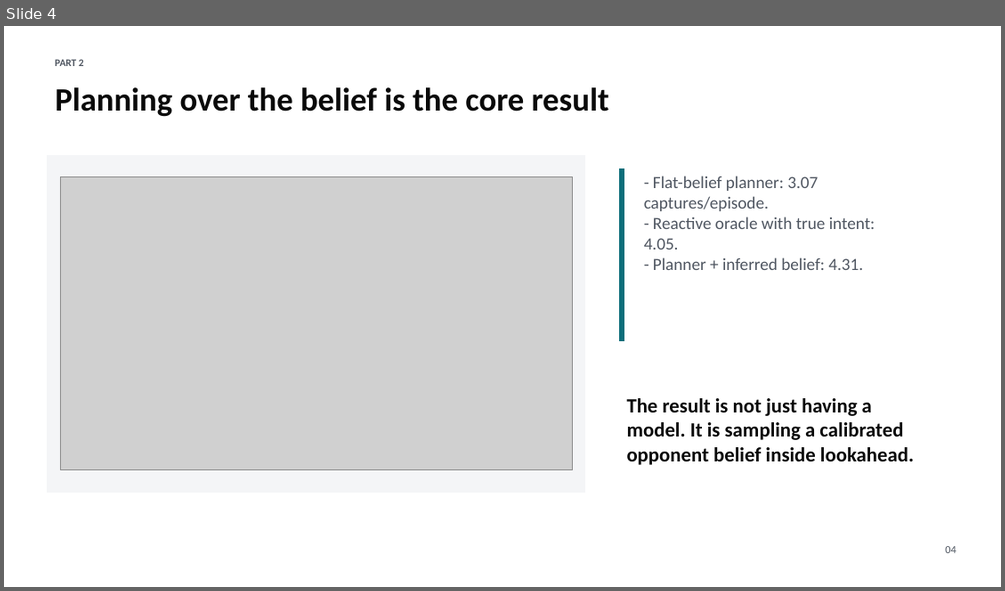
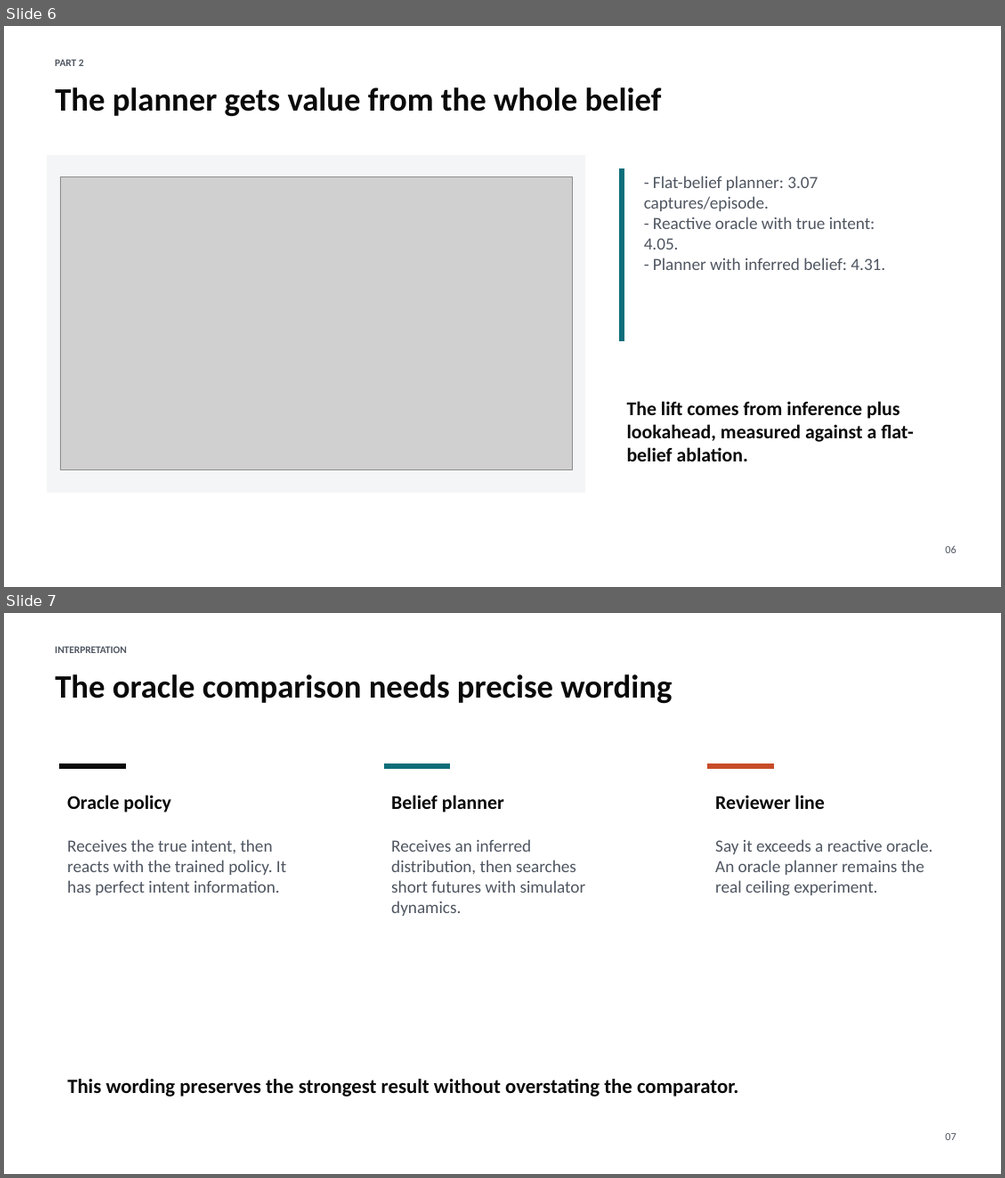
Before and after one commit to rlogger/marl-opp-aware, a slide deck: marl_opp_aware_results.pptx. Shown one above the other, each under a label of ours: slide 4 before the commit, slides 6 and 7 after it. The pictures are 1005x591 and 1005x1178 pixels, drawn with LibreOffice and Linux fonts; fonts in the diff are those of the drawing; grey boxes stand for pictures. Boxes give left, top, right and bottom in pixels: in the first picture for what was removed or moved away, otherwise in the second. Text is boxed around its words. In the diff, an @@ line names an element or a change of style, - is before the commit and + after.

```diff
--- a/marl_opp_aware_results.pptx
+++ b/marl_opp_aware_results.pptx
@@ slide 7 added at (x1=4, y1=613, x2=1001, y2=1174), background #FFFFFF @@
@@ text added at (x1=55, y1=646, x2=127, y2=653), 9.8 pt, text #4F5661, bold @@
+INTERPRETATION
@@ text added at (x1=55, y1=674, x2=672, y2=704), 31.5 pt, text #0A0A0A, bold @@
+The oracle comparison needs precise wording
@@ rectangle added at (x1=60, y1=764, x2=126, y2=769), fill #0A0A0A, outline #0A0A0A 0 pt @@
@@ rectangle added at (x1=384, y1=764, x2=450, y2=769), fill #0D6E7A, outline #0D6E7A 0 pt @@
@@ rectangle added at (x1=708, y1=764, x2=774, y2=769), fill #C84C2A, outline #C84C2A 0 pt @@
@@ text added at (x1=67, y1=795, x2=171, y2=812), 18.8 pt, text #0A0A0A, bold @@
+Oracle policy
@@ text added at (x1=391, y1=795, x2=504, y2=812), 18.8 pt, text #0A0A0A, bold @@
+Belief planner
@@ text added at (x1=715, y1=795, x2=824, y2=809), 18.8 pt, text #0A0A0A, bold @@
+Reviewer line
@@ text added at (x1=67, y1=839, x2=286, y2=895), 16.5 pt, text #4F5661 @@
+Receives the true intent, then reacts with the trained policy. It has perfect intent information.
@@ text added at (x1=391, y1=839, x2=586, y2=916), 16.5 pt, text #4F5661 @@
+Receives an inferred distribution, then searches short futures with simulator dynamics.
@@ text added at (x1=715, y1=839, x2=932, y2=896), 16.5 pt, text #4F5661 @@
+Say it exceeds a reactive oracle. An oracle planner remains the real ceiling experiment.
@@ text added at (x1=67, y1=1078, x2=738, y2=1096), 19.5 pt, text #0A0A0A, bold @@
+This wording preserves the strongest result without overstating the comparator.
@@ text added at (x1=945, y1=1133, x2=955, y2=1140), 10.5 pt, text #4F5661 @@
+07
@@ what was slide 4 is now slide 6 @@
@@ slide 6 changed as well @@
@@ text at (x1=55, y1=87, x2=662, y2=117): text changed @@
-Planning over the belief is the core result
+The planner gets value from the whole belief
@@ text at (x1=653, y1=257, x2=885, y2=270): text changed @@
-- Planner + inferred belief: 4.31.
+- Planner with inferred belief: 4.31.
@@ text at (x1=627, y1=401, x2=913, y2=461): text changed; size 19.5 to 18.8 pt @@
-The result is not just having a model. It is sampling a calibrated opponent belief inside lookahead.
+The lift comes from inference plus lookahead, measured against a flat-belief ablation.
@@ text at (x1=945, y1=545, x2=955, y2=553): text changed @@
-04
+06
```
Also in this commit, not shown: 3 other slides changed, 8 other slides added, 4 slides removed, 4 other files.
